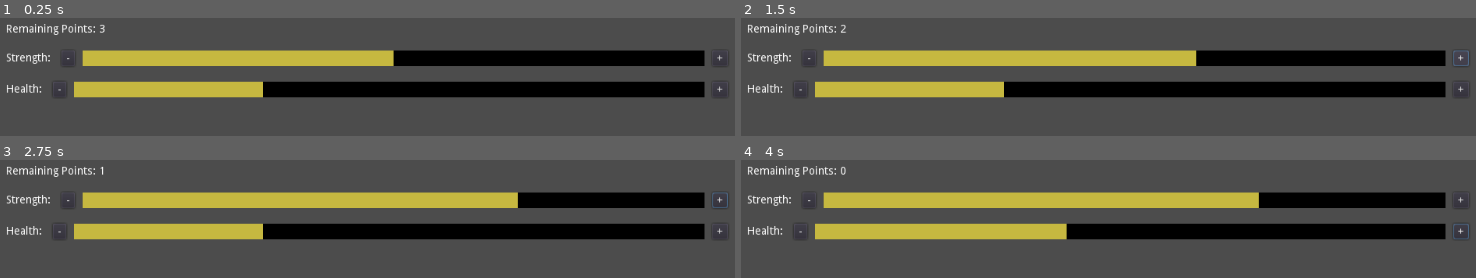
Above: before the commit, frames 1-4 (two rows, left to right).
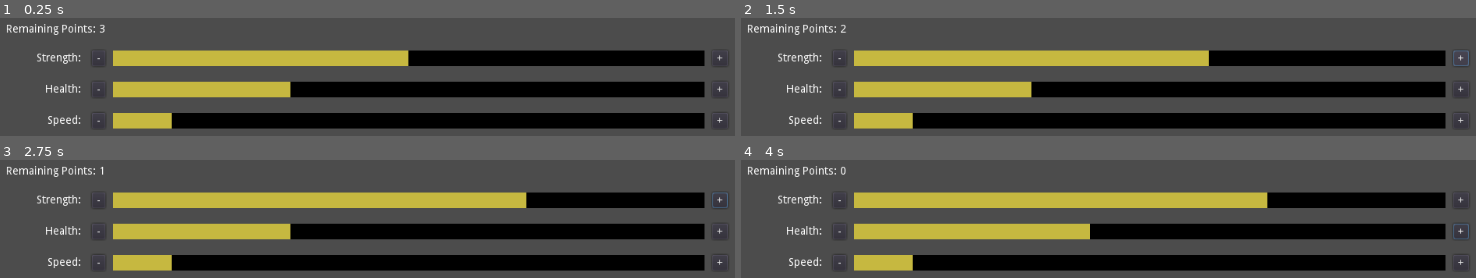
Above: after the commit, the same moments.

Repository: josephmbustamante/ludum-dare-45
Game: Godot game, scene res://Scenes/LevelUp.tscn
The game is run twice, just before and just after one commit, with the same random seed, the same clock (stepped at 60 frames per second) and the same inputs. This scene is started directly instead of the project's main scene.
Inputs (mouse positions are in pixels of both pictures, inside the frame that each line leads up to):
- Up to frame 1 (0.25 s): no input
- Up to frame 2 (1.5 s): click "-" at 0.5 s; click "+" at 1.25 s
- Up to frame 3 (2.75 s): tap Enter at 2 s; move the mouse to (outside the picture) at 2.02 s; hold Right (right) from 2.03 s (still down); click (outside the picture) at 2.1 s
- Up to frame 4 (4 s): tap Space at 2.75 s; move the mouse to (outside the picture) at 2.77 s; release Right (right) at 2.78 s; hold Down (down) 2.78-3.53 s; click (outside the picture) at 2.85 s; tap Enter at 3.5 s; move the mouse to (1189, 257) at 3.52 s; hold Right (right) from 3.53 s (still down); click (1189, 257) at 3.6 s

The runs differ from the first frame. In frame 1, 14% of the frame differs, in the area x 0-99%, y 27-95%; in frame 2, 14%; in frame 3, 14%; in frame 4, 14%.

Commit message:
Update the level up screen

Diff:
--- a/Scenes/LevelUp.tscn
+++ b/Scenes/LevelUp.tscn
@@ -1,6 +1,6 @@
 [gd_scene load_steps=3 format=2]
 
-[ext_resource path="res://Scenes/LevelUp.gd" type="Script" id=1]
+[ext_resource path="res://Scripts/LevelUp.gd" type="Script" id=1]
 [ext_resource path="res://Scenes/LevelUpField.tscn" type="PackedScene" id=2]
 
 [node name="LevelUp" type="MarginContainer"]
@@ -48,7 +48,15 @@
 margin_right = 924.0
 margin_bottom = 94.0
 fieldName = "Health"
+
+[node name="SpeedLevelUpField" parent="Rows" instance=ExtResource( 2 )]
+margin_top = 114.0
+margin_right = 924.0
+margin_bottom = 134.0
+fieldName = "Speed"
 [connection signal="decrease_pressed" from="Rows/StrengthLevelUpField" to="." method="_on_StrengthLevelUpField_decrease_pressed"]
 [connection signal="increase_pressed" from="Rows/StrengthLevelUpField" to="." method="_on_StrengthLevelUpField_increase_pressed"]
 [connection signal="decrease_pressed" from="Rows/HealthLevelUpField" to="." method="_on_HealthLevelUpField_decrease_pressed"]
 [connection signal="increase_pressed" from="Rows/HealthLevelUpField" to="." method="_on_HealthLevelUpField_increase_pressed"]
+[connection signal="decrease_pressed" from="Rows/SpeedLevelUpField" to="." method="_on_SpeedLevelUpField_decrease_pressed"]
+[connection signal="increase_pressed" from="Rows/SpeedLevelUpField" to="." method="_on_SpeedLevelUpField_increase_pressed"]
--- a/Scenes/LevelUpField.tscn
+++ b/Scenes/LevelUpField.tscn
@@ -1,6 +1,6 @@
 [gd_scene load_steps=4 format=2]
 
-[ext_resource path="res://Scenes/LevelUpField.gd" type="Script" id=1]
+[ext_resource path="res://Scripts/LevelUpField.gd" type="Script" id=1]
 
 [sub_resource type="StyleBoxFlat" id=1]
 bg_color = Color( 0.780392, 0.72549, 0.254902, 1 )
@@ -17,16 +17,19 @@
 
 [node name="Ability" type="Label" parent="."]
 margin_top = 13.0
+margin_right = 100.0
 margin_bottom = 27.0
+rect_min_size = Vector2( 100, 0 )
+align = 2
 
 [node name="Decrease" type="Button" parent="."]
-margin_left = 10.0
-margin_right = 27.0
+margin_left = 110.0
+margin_right = 127.0
 margin_bottom = 40.0
 text = "-"
 
 [node name="ProgressBar" type="ProgressBar" parent="."]
-margin_left = 37.0
+margin_left = 137.0
 margin_right = 247.0
 margin_bottom = 40.0
 size_flags_horizontal = 3
--- a/Scenes/LevelUp.gd
+++ b/Scripts/LevelUp.gd
@@ -8,14 +8,17 @@
 
 var starting_health = 3
 var starting_strength = 5
+var starting_speed = 1
 
-var health = 3
-var strength = 5
+var health = starting_health
+var strength = starting_strength
+var speed = starting_speed
 
 # Called when the node enters the scene tree for the first time.
 func _ready():
 	$Rows/StrengthLevelUpField.set_value(strength)
 	$Rows/HealthLevelUpField.set_value(health)
+	$Rows/SpeedLevelUpField.set_value(speed)
 
 	$Rows/HBoxContainer/RemainingPointsValue.text = str(points_remaining)
 
@@ -34,21 +37,31 @@
 		$Rows/HBoxContainer/RemainingPointsValue.text = str(points_remaining)
 	return currentLevel
 
-func _on_StrengthLevelUpField_decrease_pressed():
-	strength = decrement(starting_strength, strength)
-	$Rows/StrengthLevelUpField.set_value(strength)
-
+# INCREMENT
 
 func _on_StrengthLevelUpField_increase_pressed():
 	strength = increment(starting_strength, strength)
 	$Rows/StrengthLevelUpField.set_value(strength)
 
+func _on_HealthLevelUpField_increase_pressed():
+	health = increment(starting_health, health)
+	$Rows/HealthLevelUpField.set_value(health)
+
+func _on_SpeedLevelUpField_increase_pressed():
+	speed = increment(starting_speed, speed)
+	$Rows/SpeedLevelUpField.set_value(speed)
+
+
+# DECREMENT
+
+func _on_StrengthLevelUpField_decrease_pressed():
+	strength = decrement(starting_strength, strength)
+	$Rows/StrengthLevelUpField.set_value(strength)
 
 func _on_HealthLevelUpField_decrease_pressed():
 	health = decrement(starting_health, health)
 	$Rows/HealthLevelUpField.set_value(health)
 
-
-func _on_HealthLevelUpField_increase_pressed():
-	health = increment(starting_health, health)
-	$Rows/HealthLevelUpField.set_value(health)
+func _on_SpeedLevelUpField_decrease_pressed():
+	speed = decrement(starting_speed, speed)
+	$Rows/SpeedLevelUpField.set_value(speed)
Renamed: Scenes/LevelUpField.gd -> Scripts/LevelUpField.gd
